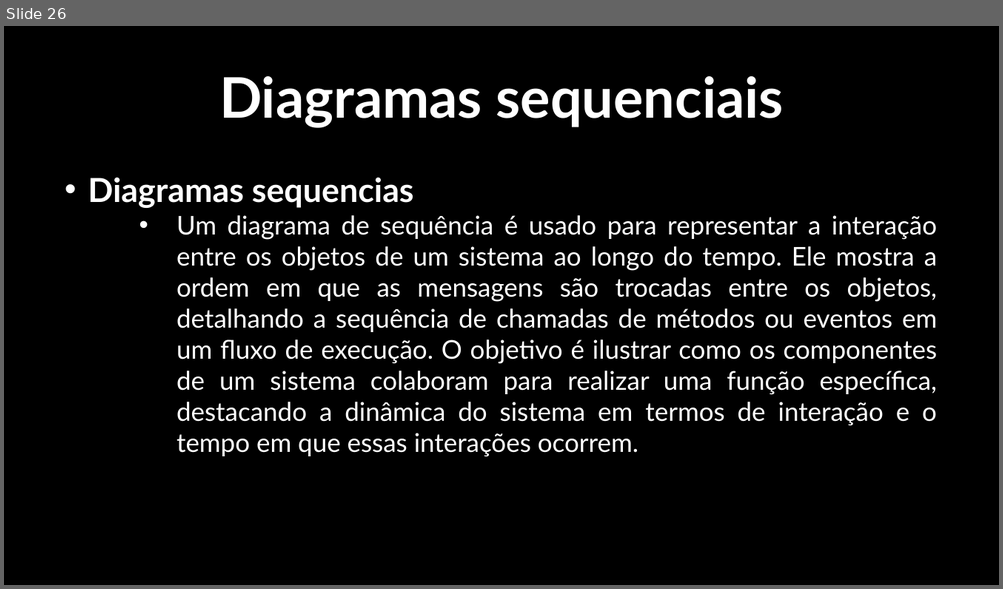
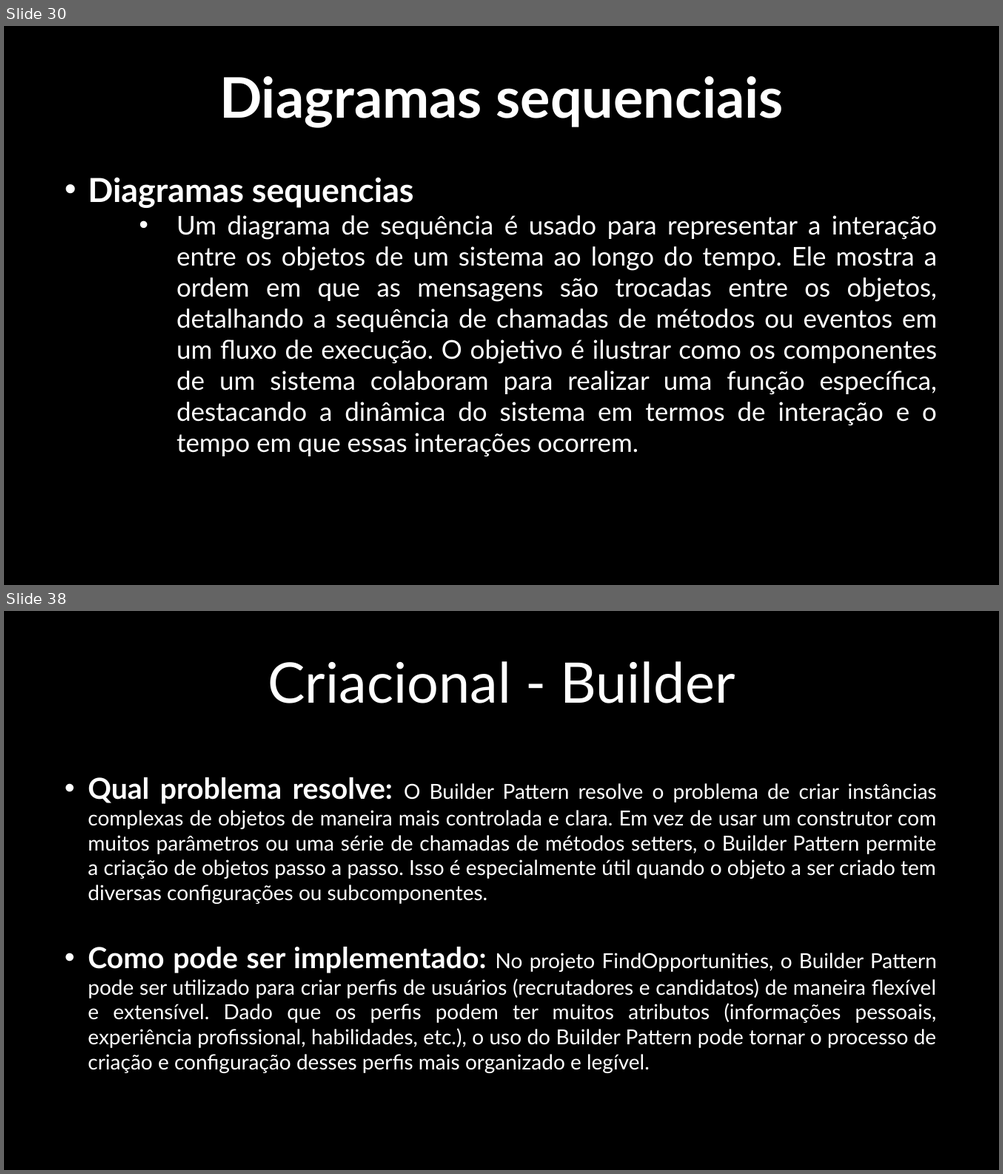
Before and after one commit to kaykymatos/analise-e-projeto-de-sistema-2, a slide deck: ProjetoDesenvolvidoPeloGrupo/Apresentação.pptx. Shown one above the other, each under a label of ours: slide 26 before the commit, slides 30 and 38 after it; the slides between them are not shown. The pictures are 1003x589 and 1003x1174 pixels, drawn with LibreOffice and Linux fonts; fonts in the diff are those of the drawing; background and template pictures are left out. Boxes give left, top, right and bottom in pixels: in the first picture for what was removed or moved away, otherwise in the second. Text is boxed around its words. In the diff, an @@ line names an element or a change of style, - is before the commit and + after.

```diff
--- a/ProjetoDesenvolvidoPeloGrupo/Apresentação.pptx
+++ b/ProjetoDesenvolvidoPeloGrupo/Apresentação.pptx
@@ slide 38 added at <box>4,611,999,1170</box>, background picture (left out) @@
@@ text added at <box>268,661,735,703</box>, 54 pt, text #FFFFFF @@
+Criacional - Builder
@@ text added at <box>88,777,936,1073</box>, 20 pt, text #FFFFFF @@
+• Qual problema resolve: O Builder Pattern resolve o problema de criar instâncias complexas de objetos de maneira mais controlada e clara. Em vez de usar um construtor com muitos parâmetros ou uma série de chamadas de métodos setters, o Builder Pattern permite a criação de objetos passo a passo. Isso é especialmente útil quando o objeto a ser criado tem diversas configurações ou subcomponentes.
+• Como pode ser implementado: No projeto FindOpportunities, o Builder Pattern pode ser utilizado para criar perfis de usuários (recrutadores e candidatos) de maneira flexível e extensível. Dado que os perfis podem ter muitos atributos (informações pessoais, experiência profissional, habilidades, etc.), o uso do Builder Pattern pode tornar o processo de criação e configuração desses perfis mais organizado e legível.
@@ what was slide 26 is now slide 30 @@
```
Also in this commit, not shown: 4 slides changed, 18 other slides added, 2 slides removed, 50 other files.
